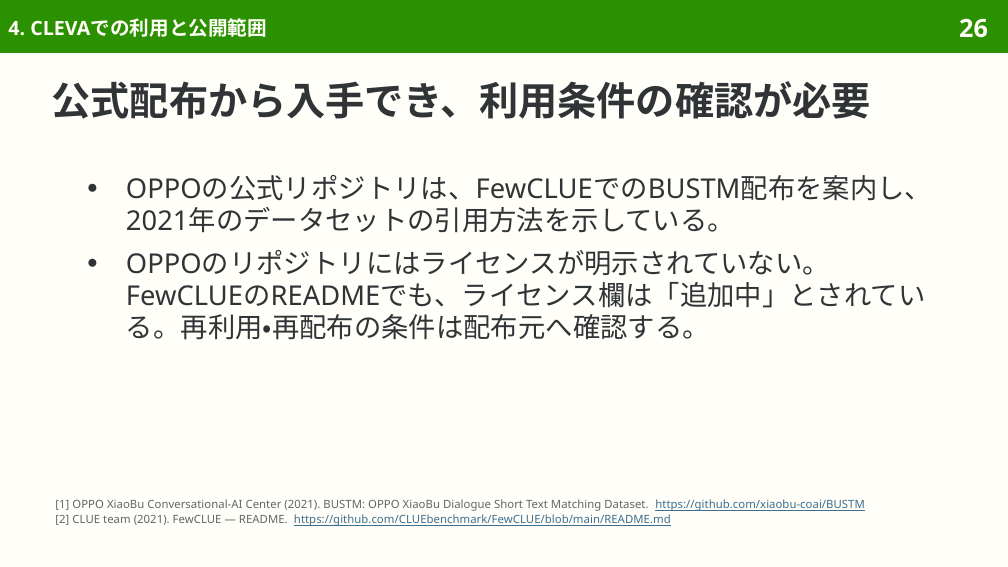
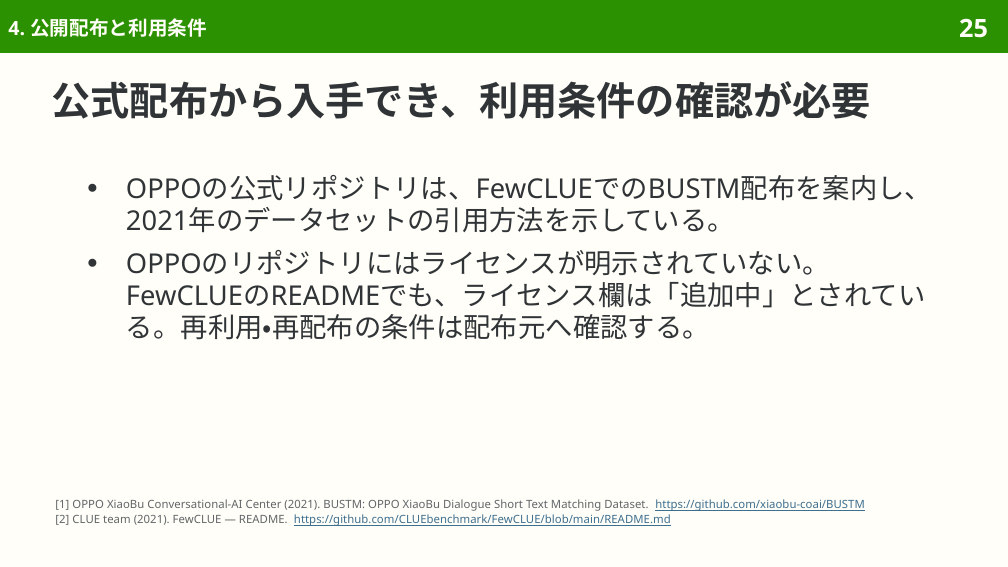
Before and after one commit to sasakiy84/datasets-in-10-minutes, a slide deck: slide 25 of slides/datasets-in-10-minutes-bustm.pptx (slide 26 before the commit). Drawn at 1008x567 pixels with LibreOffice and Linux fonts; fonts in the diff are those of the drawing. Boxes give left, top, right and bottom in pixels: in the first picture for what was removed or moved away, otherwise in the second. Text is boxed around its words. In the diff, an @@ line names an element or a change of style, - is before the commit and + after.

```diff
--- a/slides/datasets-in-10-minutes-bustm.pptx
+++ b/slides/datasets-in-10-minutes-bustm.pptx
@@ title at bbox=[8, 18, 207, 37]: text changed @@
-4. CLEVAでの利用と公開範囲
+4. 公開配布と利用条件
@@ page number at bbox=[959, 18, 988, 38]: text changed @@
-26
+25
```
Also in this commit, not shown: 8 other slides changed, 2 slides removed, 47 other files.
